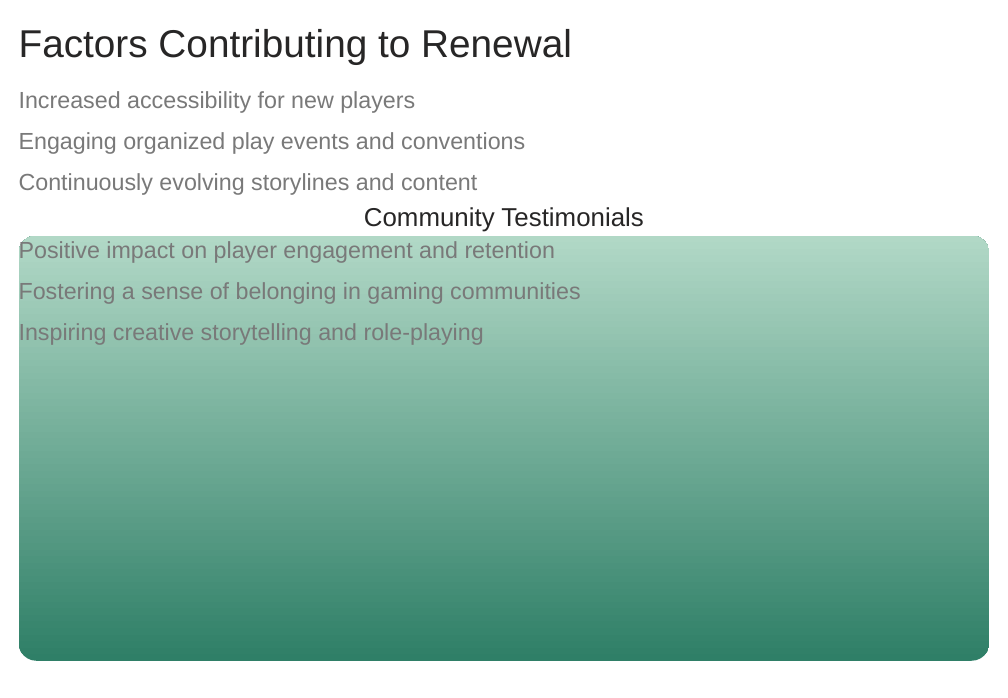
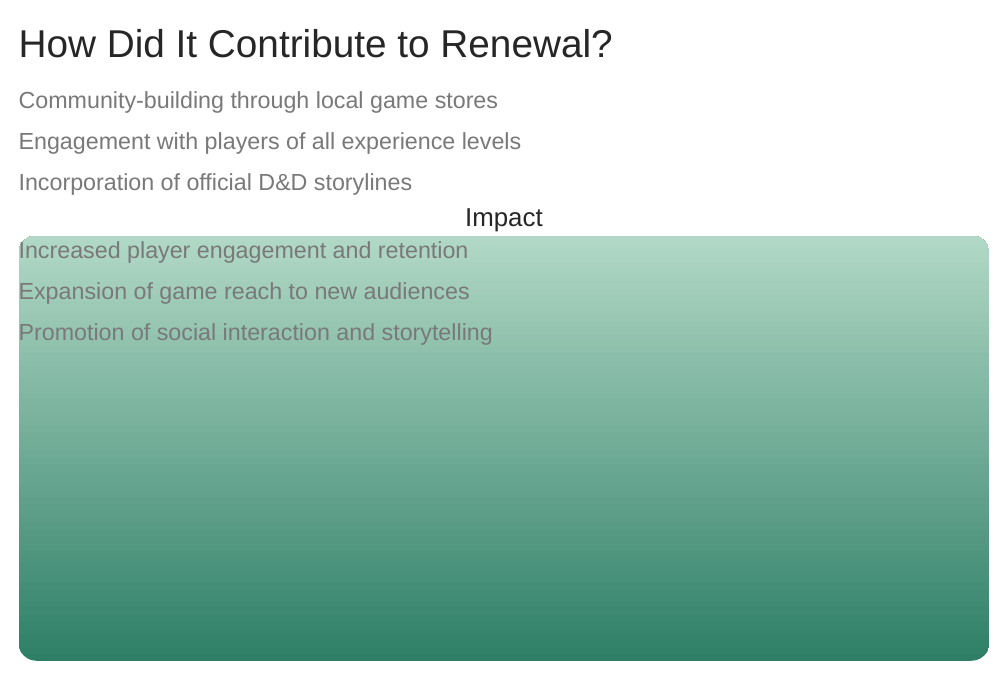
Before and after one commit to manu-sapiens/text2pptx, a slide deck: slide 7 of temp/test_output_option_5.pptx (slide 9 before the commit). Drawn at 1008x698 pixels with LibreOffice and Linux fonts; fonts in the diff are those of the drawing. Boxes give left, top, right and bottom in pixels: in the first picture for what was removed or moved away, otherwise in the second. Text is boxed around its words. In the diff, an @@ line names an element or a change of style, - is before the commit and + after.

```diff
--- a/temp/test_output_option_5.pptx
+++ b/temp/test_output_option_5.pptx
@@ title at box(19, 29, 612, 58): text changed @@
-Factors Contributing to Renewal
+How Did It Contribute to Renewal?
@@ text at box(19, 91, 521, 195): text changed @@
-Increased accessibility for new players
-Engaging organized play events and conventions
-Continuously evolving storylines and content
+Community-building through local game stores
+Engagement with players of all experience levels
+Incorporation of official D&D storylines
@@ title at box(465, 208, 543, 232): text changed @@
-Community Testimonials
+Impact
@@ text at box(19, 240, 493, 345): text changed @@
-Positive impact on player engagement and retention
-Fostering a sense of belonging in gaming communities
-Inspiring creative storytelling and role-playing
+Increased player engagement and retention
+Expansion of game reach to new audiences
+Promotion of social interaction and storytelling
```
Also in this commit, not shown: 5 other slides changed, 1 slide added, 3 slides removed, 7 other files.
